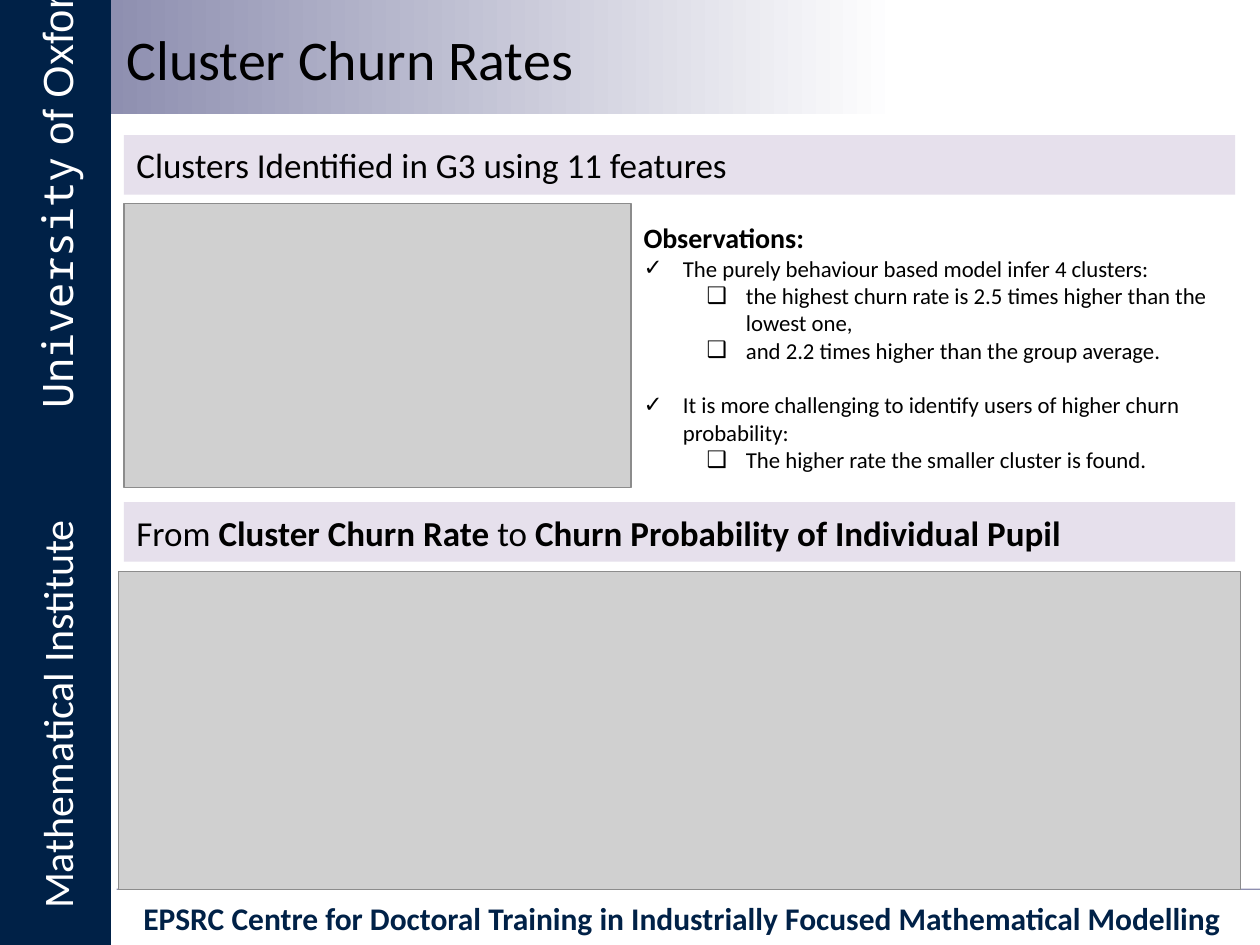
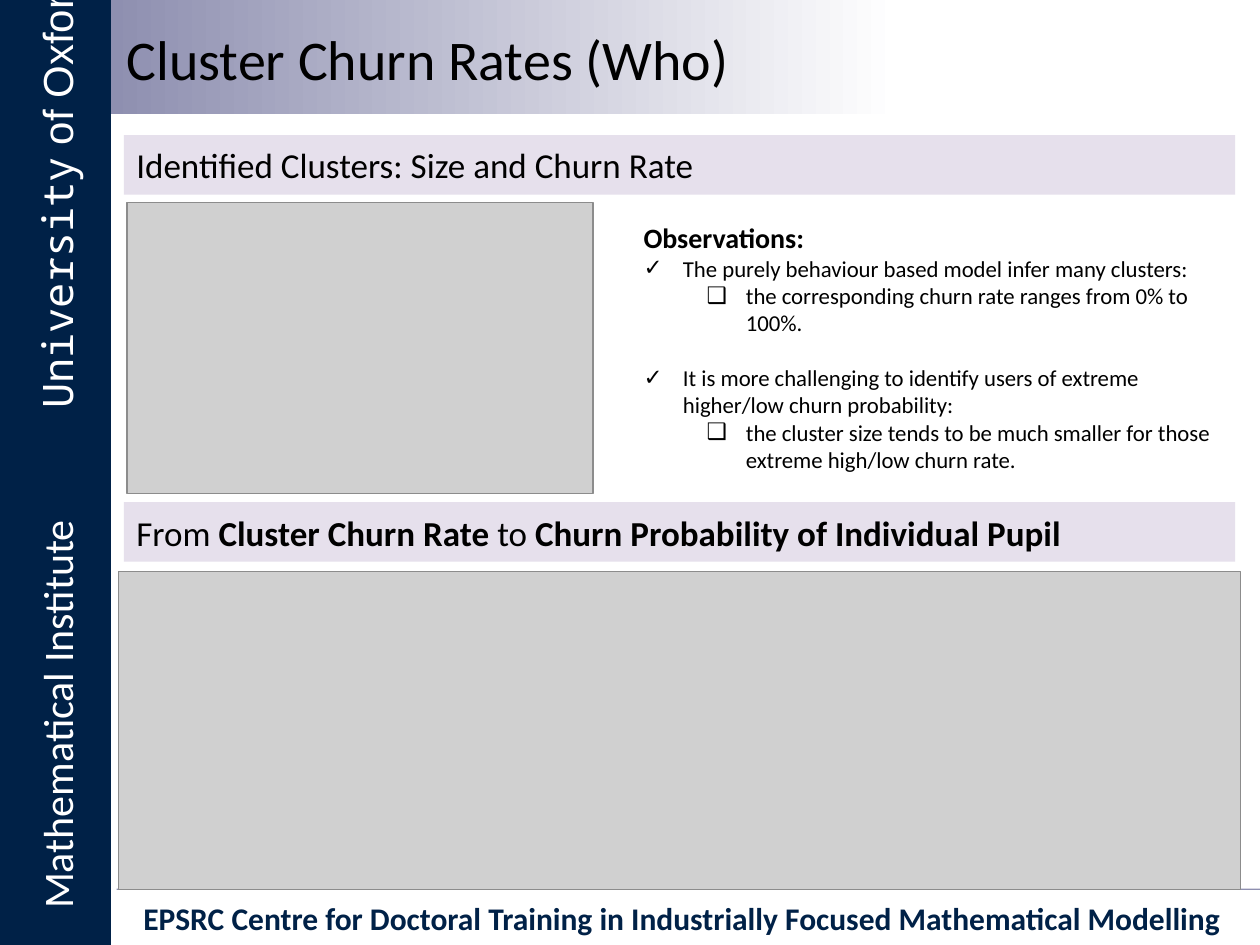
Before and after one commit to vicaws/Whizz, a slide deck: slide 33 of Slides/Whizz_oxford.pptx (slide 8 before the commit). Drawn at 1260x945 pixels with LibreOffice and Linux fonts; fonts in the diff are those of the drawing; grey boxes stand for pictures; background and template pictures are left out. Boxes give left, top, right and bottom in pixels: in the first picture for what was removed or moved away, otherwise in the second. Text is boxed around its words. In the diff, an @@ line names an element or a change of style, - is before the commit and + after.

```diff
--- a/Slides/Whizz_oxford.pptx
+++ b/Slides/Whizz_oxford.pptx
@@ title at [126,39,729,88]: text changed @@
-Cluster Churn Rates
+Cluster Churn Rates (Who)
@@ text at [136,153,693,179]: text changed @@
-Clusters Identified in G3 using 11 features
+Identified Clusters: Size and Churn Rate
@@ picture: place and size @@
-picture at [123,203,631,488]
+picture at [127,203,593,494]
@@ text at [683,261,1210,472]: text changed @@
-✓ The purely behaviour based model infer 4 clusters:
-  ❑ the highest churn rate is 2.5 times higher than the lowest one,
-  ❑ and 2.2 times higher than the group average.
-✓ It is more challenging to identify users of higher churn probability:
-  ❑ The higher rate the smaller cluster is found.
+✓ The purely behaviour based model infer many clusters:
+  ❑ the corresponding churn rate ranges from 0% to 100%.
+✓ It is more challenging to identify users of extreme higher/low churn probability:
+  ❑ the cluster size tends to be much smaller for those extreme high/low churn rate.
```
Also in this commit, not shown: 5 other slides changed, 44 slides added, 4 slides removed, 24 other files.
